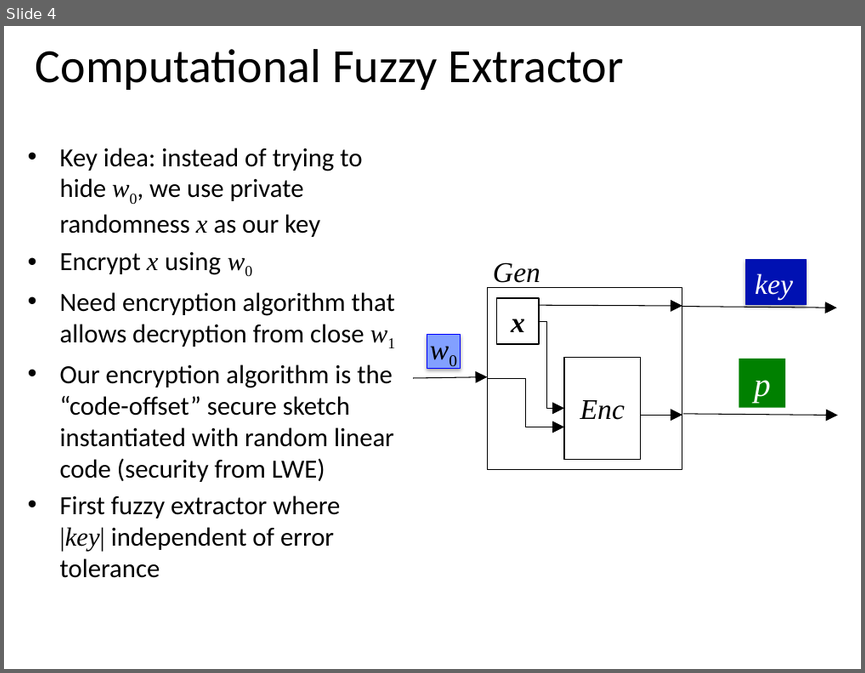
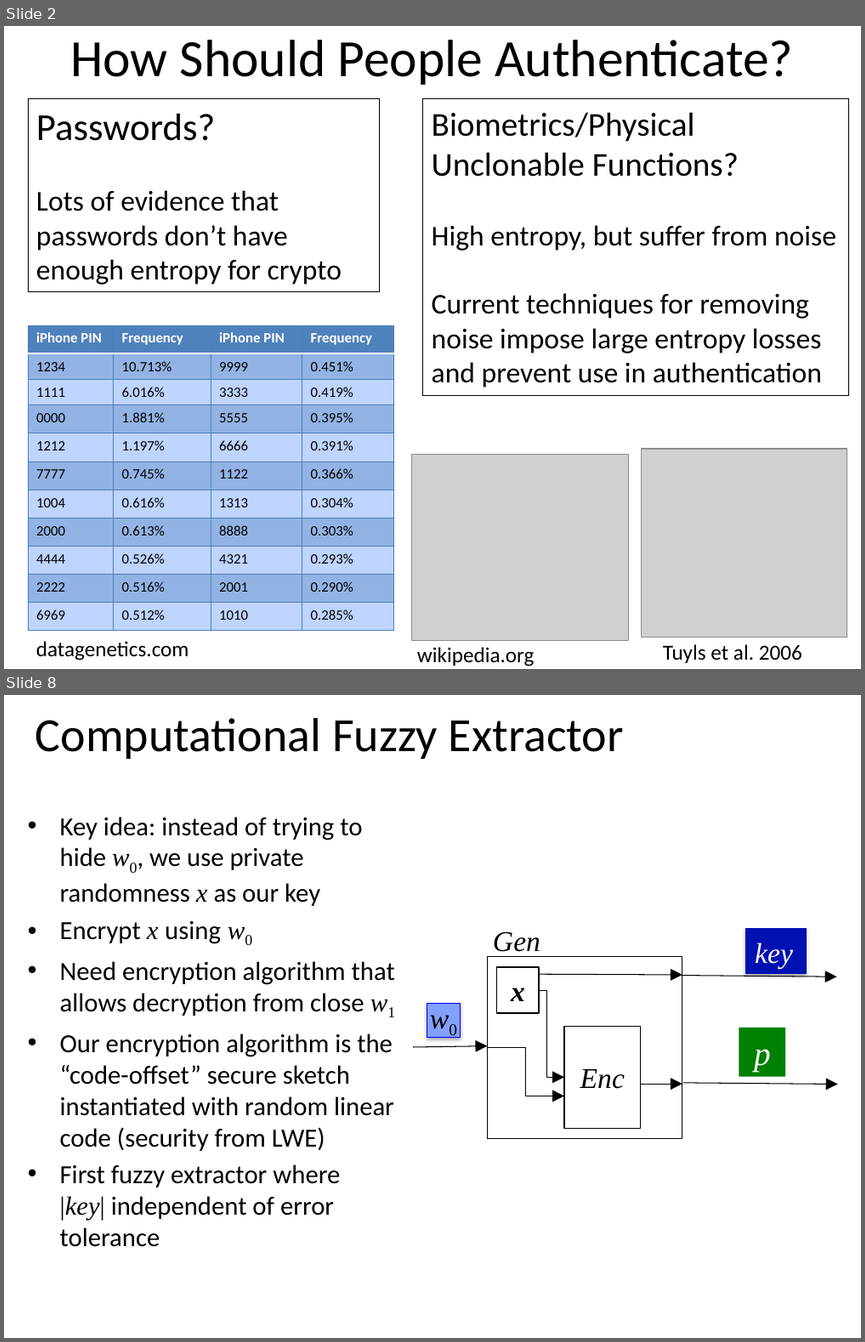
Before and after one commit to xianruimeng/comp-fuzzy-ext, a slide deck: ComputationalFuzzyExtractors-CryptoRump.pptx. Shown one above the other, each under a label of ours: slide 4 before the commit, slides 2 and 8 after it; the slides between them are not shown. The pictures are 865x673 and 865x1342 pixels, drawn with LibreOffice and Linux fonts; fonts in the diff are those of the drawing; grey boxes stand for pictures. Boxes give left, top, right and bottom in pixels: in the first picture for what was removed or moved away, otherwise in the second. Text is boxed around its words. In the diff, an @@ line names an element or a change of style, - is before the commit and + after.

```diff
--- a/ComputationalFuzzyExtractors-CryptoRump.pptx
+++ b/ComputationalFuzzyExtractors-CryptoRump.pptx
@@ slide 2 added at [4,26,861,669], background #FFFFFF @@
@@ title added at [70,40,793,85], 44 pt, text #000000 @@
+How Should People Authenticate?
@@ rectangle added at [28,98,380,291], outline #000000 0.75 pt, 24 pt, text #000000 @@
+Passwords?
+Lots of evidence that passwords don’t have enough entropy for crypto
@@ rectangle added at [423,98,849,395], outline #000000 0.75 pt, 24 pt, text #000000 @@
+Biometrics/Physical Unclonable Functions?
+High entropy, but suffer from noise
+Current techniques for removing noise impose large entropy losses and prevent use in authentication
@@ table added at [28,325,395,630], 11 rows, 4 columns @@
+iPhone PIN | Frequency | iPhone PIN | Frequency
+1234 | 10.713% | 9999 | 0.451%
+1111 | 6.016% | 3333 | 0.419%
+0000 | 1.881% | 5555 | 0.395%
+1212 | 1.197% | 6666 | 0.391%
+7777 | 0.745% | 1122 | 0.366%
+1004 | 0.616% | 1313 | 0.304%
+2000 | 0.613% | 8888 | 0.303%
+4444 | 0.526% | 4321 | 0.293%
+2222 | 0.516% | 2001 | 0.290%
+6969 | 0.512% | 1010 | 0.285%
@@ picture added at [412,454,629,641] @@
@@ picture added at [642,448,847,637] @@
@@ text added at [36,641,189,660], 18 pt, text #000000 @@
+datagenetics.com
@@ text added at [417,646,534,666], 18 pt, text #000000 @@
+wikipedia.org
@@ text added at [663,644,802,663], 18 pt, text #000000 @@
+Tuyls et al. 2006
@@ what was slide 4 is now slide 8 @@
```
Also in this commit, not shown: 4 slides changed, 3 other slides added, 1 other file.
